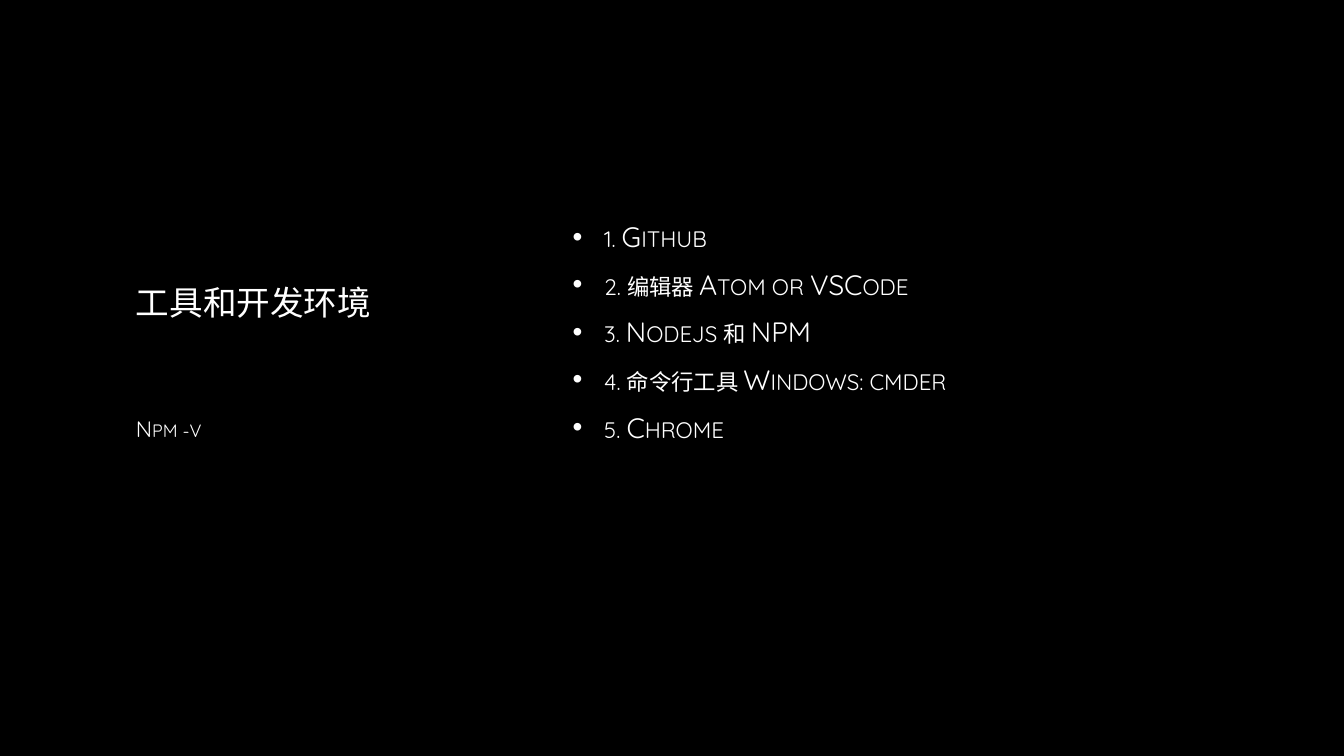
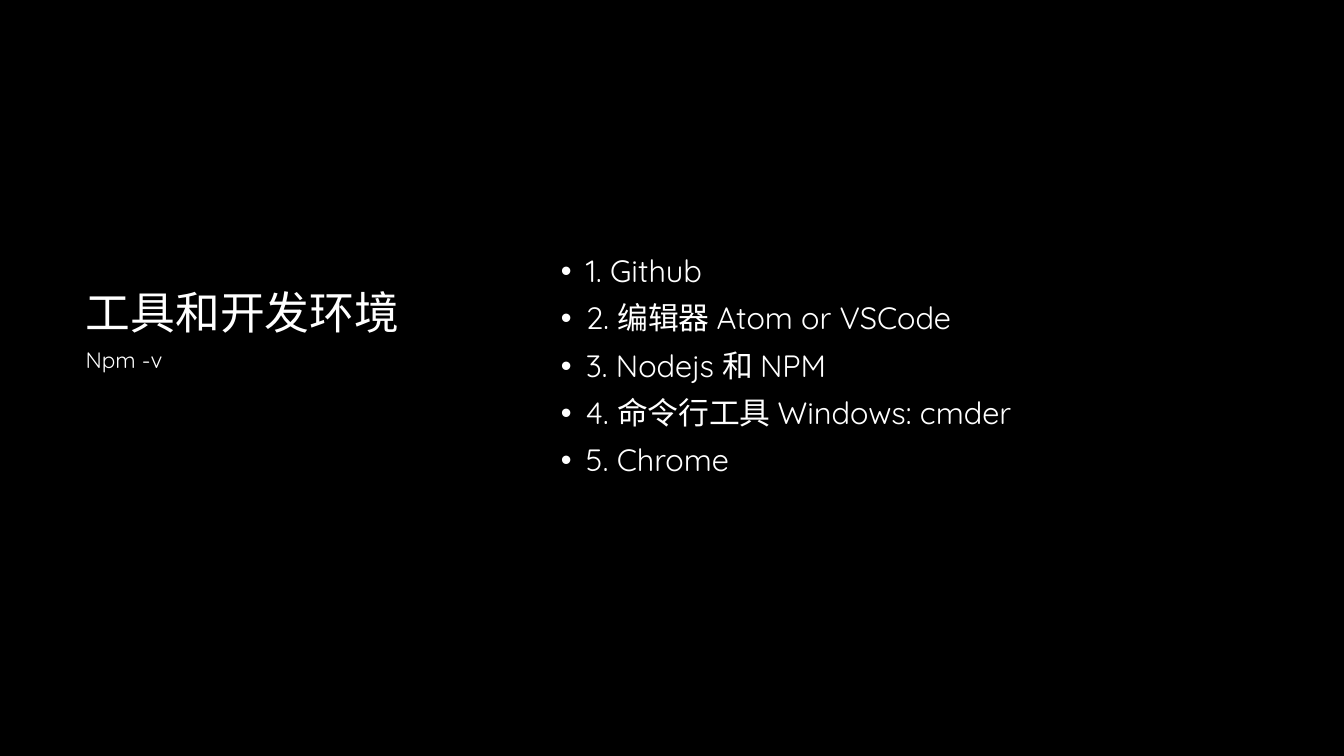
Before and after one commit to lee813/ECVFrontend, a slide deck: slide 8 of 前端课程.pptx. Drawn at 1344x756 pixels with LibreOffice and Linux fonts; fonts in the diff are those of the drawing; background and template pictures are left out. Boxes give left, top, right and bottom in pixels: in the first picture for what was removed or moved away, otherwise in the second. Text is boxed around its words. In the diff, an @@ line names an element or a change of style, - is before the commit and + after.

```diff
--- a/前端课程.pptx
+++ b/前端课程.pptx
@@ text "1. Github": place and size @@
-text "1. Github" at <box>604,231,947,438</box>
+text "1. Github" at <box>586,259,1011,472</box>
@@ text "1. Github" at <box>586,259,1011,472</box>: size 20 to 22 pt, text colour gradient #FFFFFF to #BFBFBF to #FFFFFF, small capitals off; indent changed; line spacing 1 to 0.9 @@
@@ title "工具和开发环境": place and size @@
-title "工具和开发环境" at <box>136,286,371,318</box>
+title "工具和开发环境" at <box>86,291,400,333</box>
@@ title "工具和开发环境" at <box>86,291,400,333</box>: size 24 to 32 pt, text colour gradient #FFFFFF to #A6A6A6 to #FFFFFF; line spacing 1 to 0.9 @@
@@ text "Npm -v": place and size @@
-text "Npm -v" at <box>183,424,202,437</box>
+text "Npm -v" at <box>86,352,163,373</box>
@@ text "Npm -v" at <box>86,352,163,373</box>: text colour gradient #FFFFFF to #BFBFBF to #FFFFFF, small capitals off; line spacing 1 to 0.9; vertical alignment middle to top @@
```
Also in this commit, not shown: 39 other slides changed, 5 slides added, 2 slides removed.
